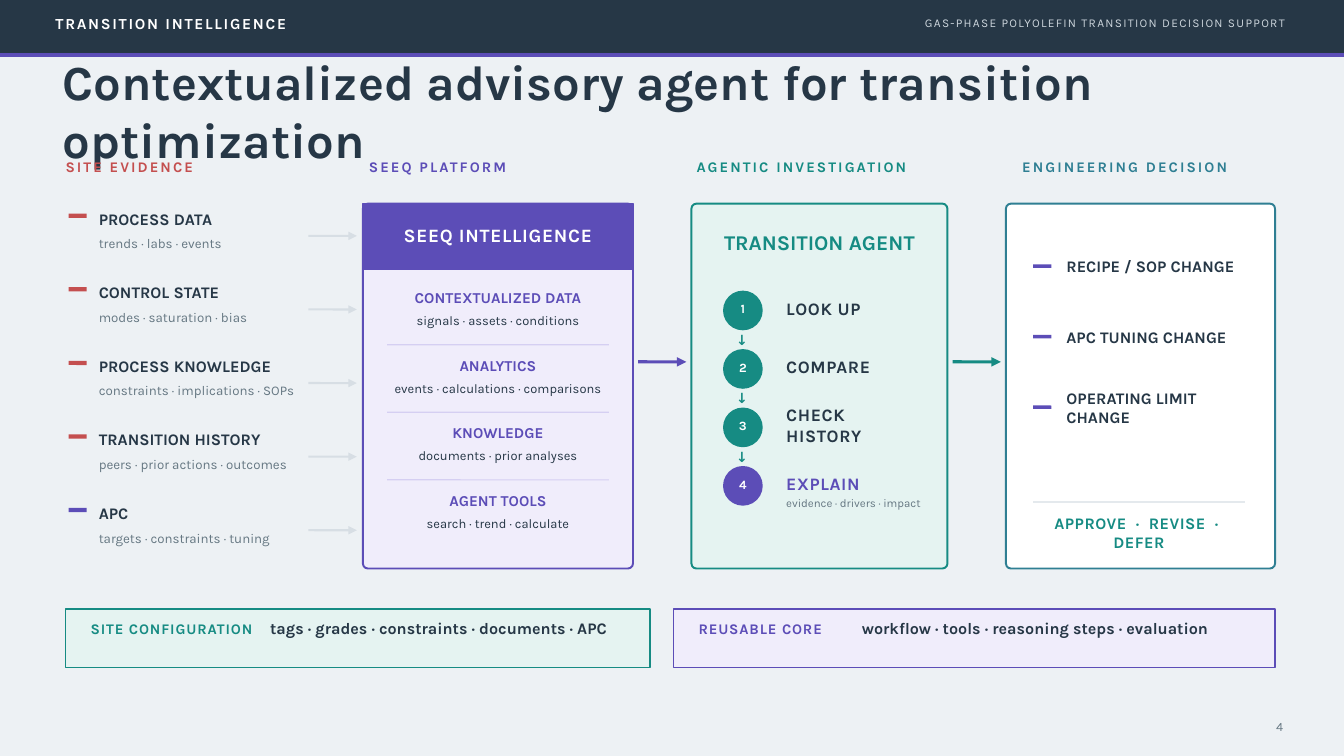
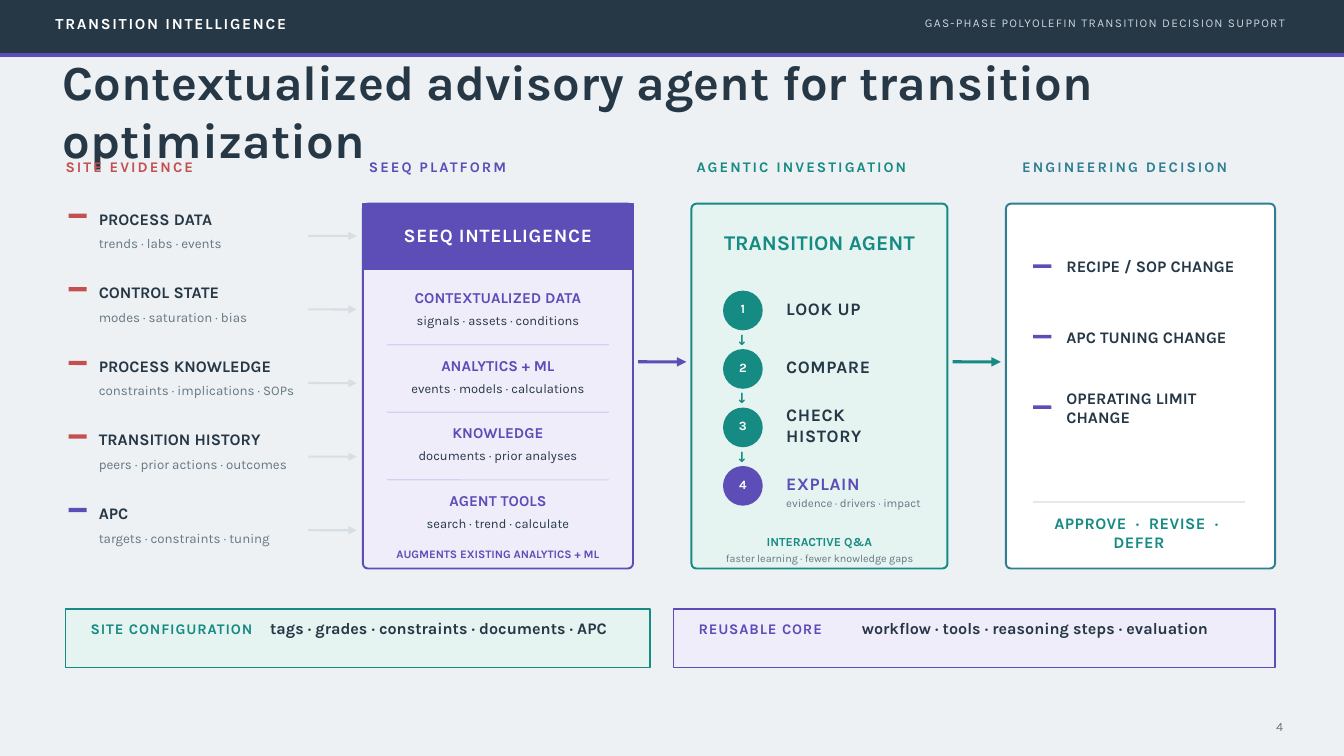
Before and after one commit to Aliuoly/transition-intelligence, a slide deck: slide 12 of transition_intelligence_problem_statement_visual.pptx. Drawn at 1344x756 pixels with LibreOffice and Linux fonts; fonts in the diff are those of the drawing. Boxes give left, top, right and bottom in pixels: in the first picture for what was removed or moved away, otherwise in the second. Text is boxed around its words. In the diff, an @@ line names an element or a change of style, - is before the commit and + after.

Commit message:
ppt update

```diff
--- a/transition_intelligence_problem_statement_visual.pptx
+++ b/transition_intelligence_problem_statement_visual.pptx
@@ text at [411, 384, 584, 393]: text changed @@
-events · calculations · comparisons
+events · models · calculations
@@ text at [441, 361, 555, 371]: text changed @@
-ANALYTICS
+ANALYTICS + ML
@@ text added at [767, 538, 872, 548], 8.8 pt, text #168B83, bold @@
+INTERACTIVE Q&A
@@ text added at [396, 550, 600, 558], 8.2 pt, text #5C4DB7, bold @@
+AUGMENTS EXISTING ANALYTICS + ML
@@ text added at [726, 554, 913, 565], 7.7 pt, text #657782 @@
+faster learning · fewer knowledge gaps
```
